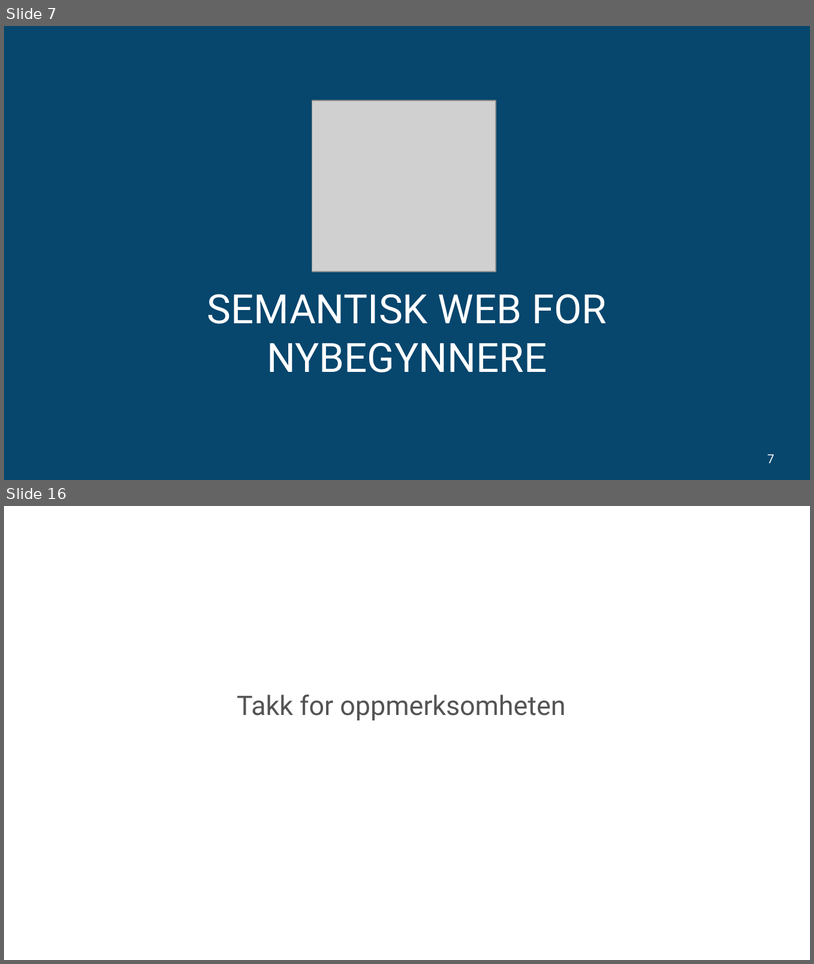
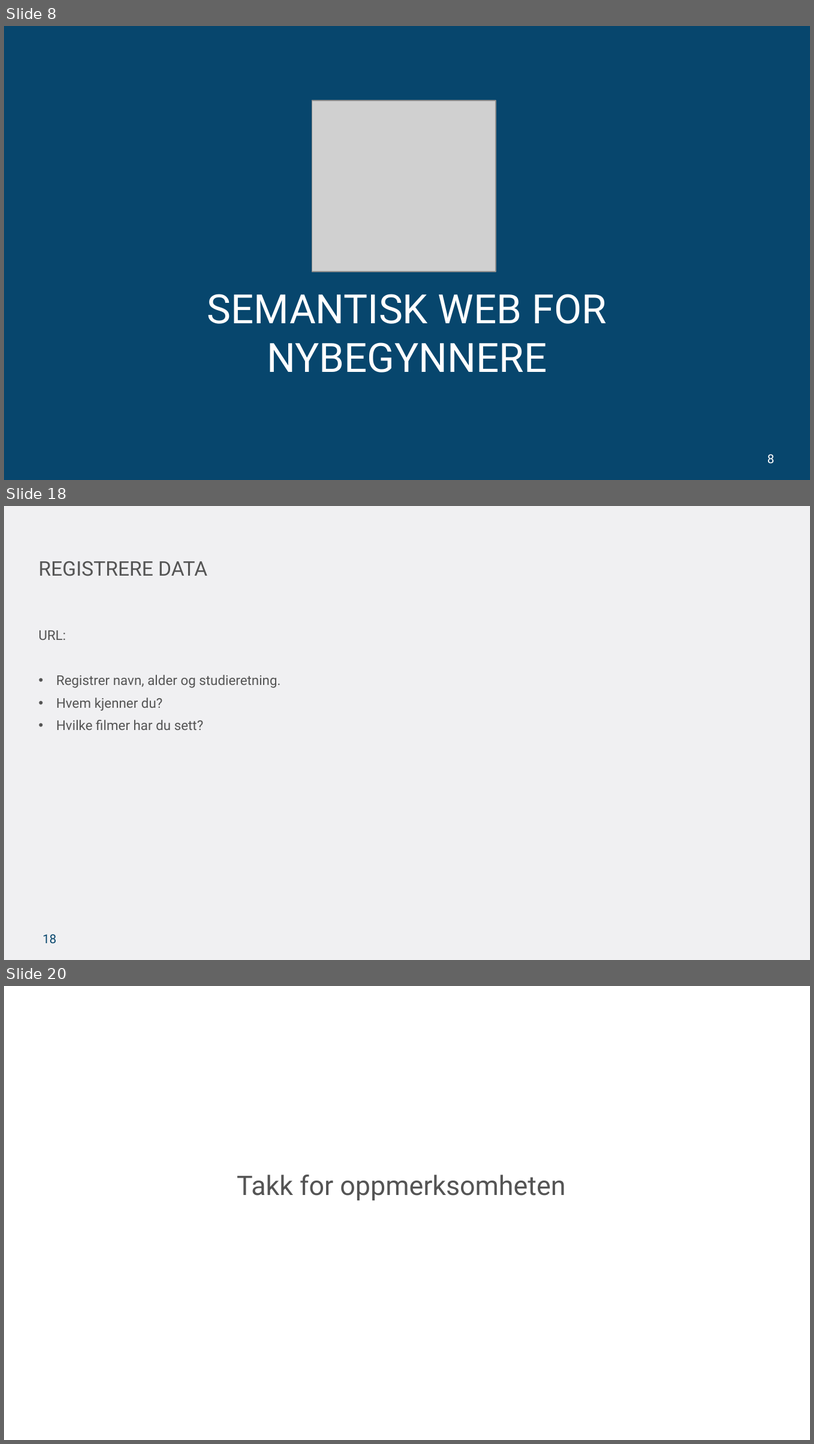
Before and after one commit to ttessem/SemWebKurs, a slide deck: SemWebKursUiB.pptx. Shown one above the other, each under a label of ours: slides 7 and 16 before the commit, slides 8, 18 and 20 after it; the slides between them are not shown. The pictures are 814x964 and 814x1444 pixels, drawn with LibreOffice and Linux fonts; fonts in the diff are those of the drawing; grey boxes stand for pictures; background and template pictures are left out. Boxes give left, top, right and bottom in pixels: in the first picture for what was removed or moved away, otherwise in the second. Text is boxed around its words. In the diff, an @@ line names an element or a change of style, - is before the commit and + after.

```diff
--- a/SemWebKursUiB.pptx
+++ b/SemWebKursUiB.pptx
@@ slide 18 added at <box>4,506,810,960</box>, background #F0F0F2 @@
@@ title added at <box>39,561,207,576</box>, 18 pt, text #545454 @@
+REGISTRERE DATA
@@ text added at <box>39,630,281,730</box>, 12 pt, text #545454 @@
+URL:
+• Registrer navn, alder og studieretning.
+• Hvem kjenner du?
+• Hvilke filmer har du sett?
@@ page number added at <box>42,934,56,943</box>, 11 pt, text #07466D @@
+18
@@ what was slide 7 is now slide 8 @@
@@ page number at <box>768,454,775,463</box>: text changed @@
-7
+8
@@ what was slide 16 is now slide 20 @@
```
Also in this commit, not shown: 1 slide changed, 14 other slides added, 11 slides removed, 13 other files.
